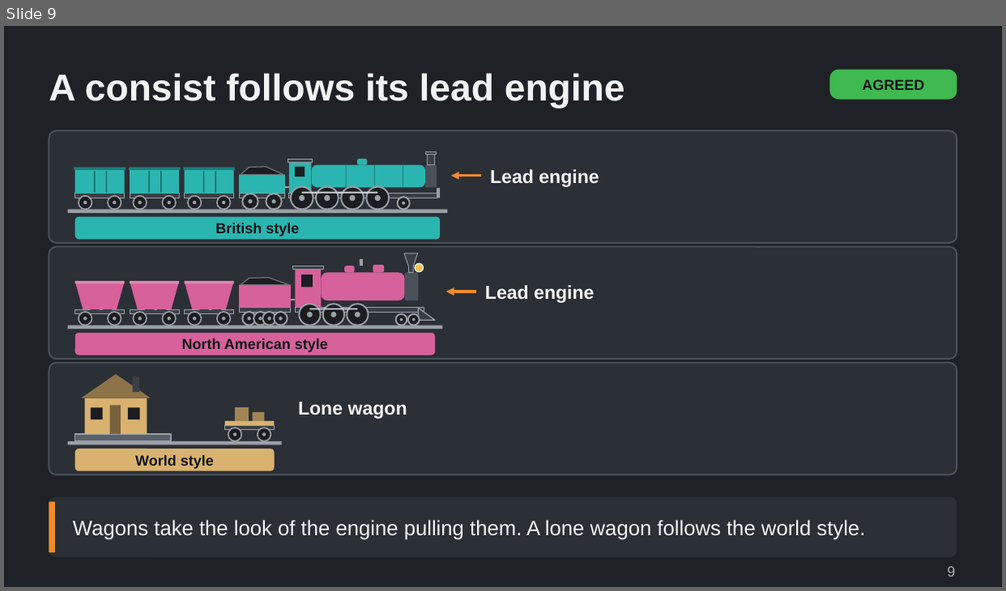
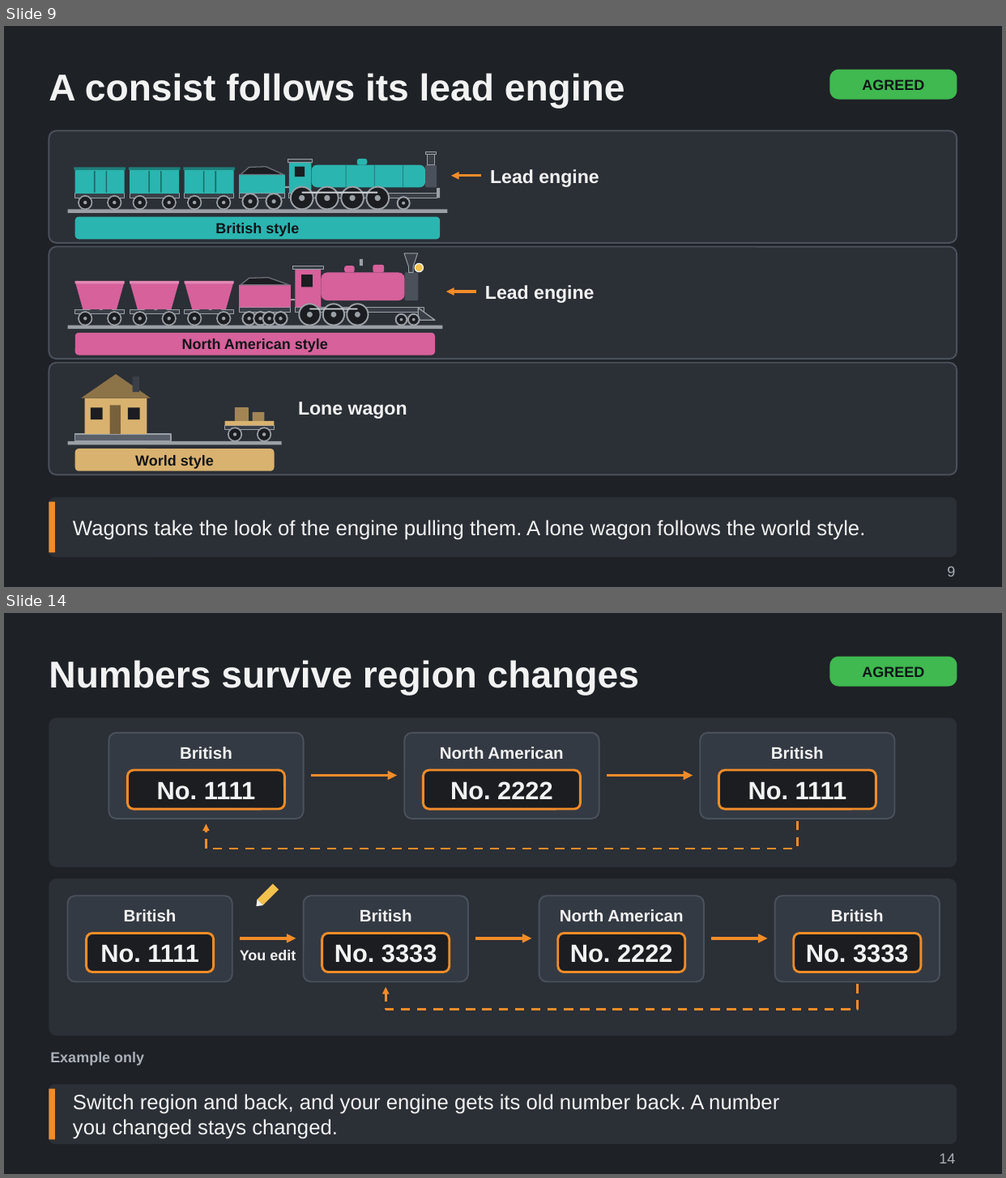
Before and after one commit to Tarenkookoo/Satisfactory---Early-Locomotion, a slide deck: Reporting/Claude Presents/Deck5_Regions_Numbers/Regions_Numbers_and_Fleet_Identity_Explained.pptx. Shown one above the other, each under a label of ours: slide 9 before the commit, slides 9 and 14 after it; the slides between them are not shown. The pictures are 1006x591 and 1006x1178 pixels, drawn with LibreOffice and Linux fonts; fonts in the diff are those of the drawing. Boxes give left, top, right and bottom in pixels: in the first picture for what was removed or moved away, otherwise in the second. Text is boxed around its words. In the diff, an @@ line names an element or a change of style, - is before the commit and + after.

```diff
--- a/Reporting/Claude Presents/Deck5_Regions_Numbers/Regions_Numbers_and_Fleet_Identity_Explained.pptx
+++ b/Reporting/Claude Presents/Deck5_Regions_Numbers/Regions_Numbers_and_Fleet_Identity_Explained.pptx
@@ slide 14 added at (4, 613, 1002, 1174), background #1E2126 @@
@@ title added at (49, 660, 639, 696), 36 pt, text #F2F2F2, bold @@
+Numbers survive region changes
@@ rounded rectangle added at (829, 657, 957, 687), fill #3FB950, 14 pt, text #101418, bold @@
+AGREED
@@ group added at (49, 717, 957, 1036): 16 rounded rectangles, 8 texts, 5 arrows, 4 freeform shapes @@
+British
+No. 1111
+North American
+No. 2222
+British
+No. 1111
+British
+No. 1111
+British
+No. 3333
+North American
+No. 2222
+British
+No. 3333
+You edit
@@ text added at (50, 1052, 144, 1066), 14 pt, text #A9B0B8, bold @@
+Example only
@@ rounded rectangle added at (49, 1084, 957, 1144), fill #2B2F36 @@
@@ rectangle added at (49, 1089, 55, 1140), fill #F28C28 @@
@@ text added at (73, 1094, 779, 1139), 20 pt, text #F2F2F2 @@
+Switch region and back, and your engine gets its old number back. A number you changed stays changed.
@@ text added at (939, 1153, 955, 1164), 14 pt, text #A9B0B8 @@
+14
```
Also in this commit, not shown: 8 other slides added, 3 other files.
